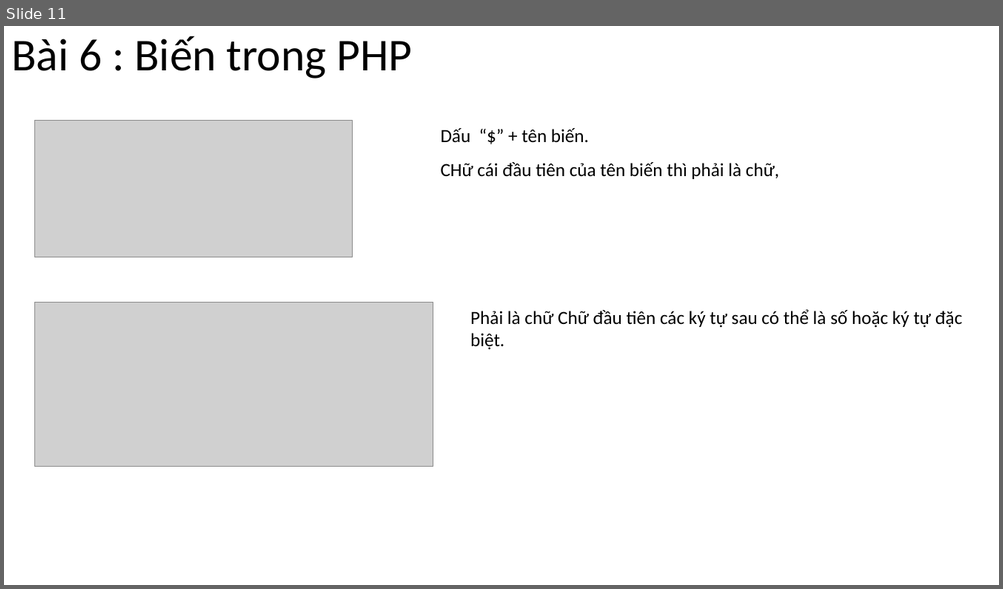
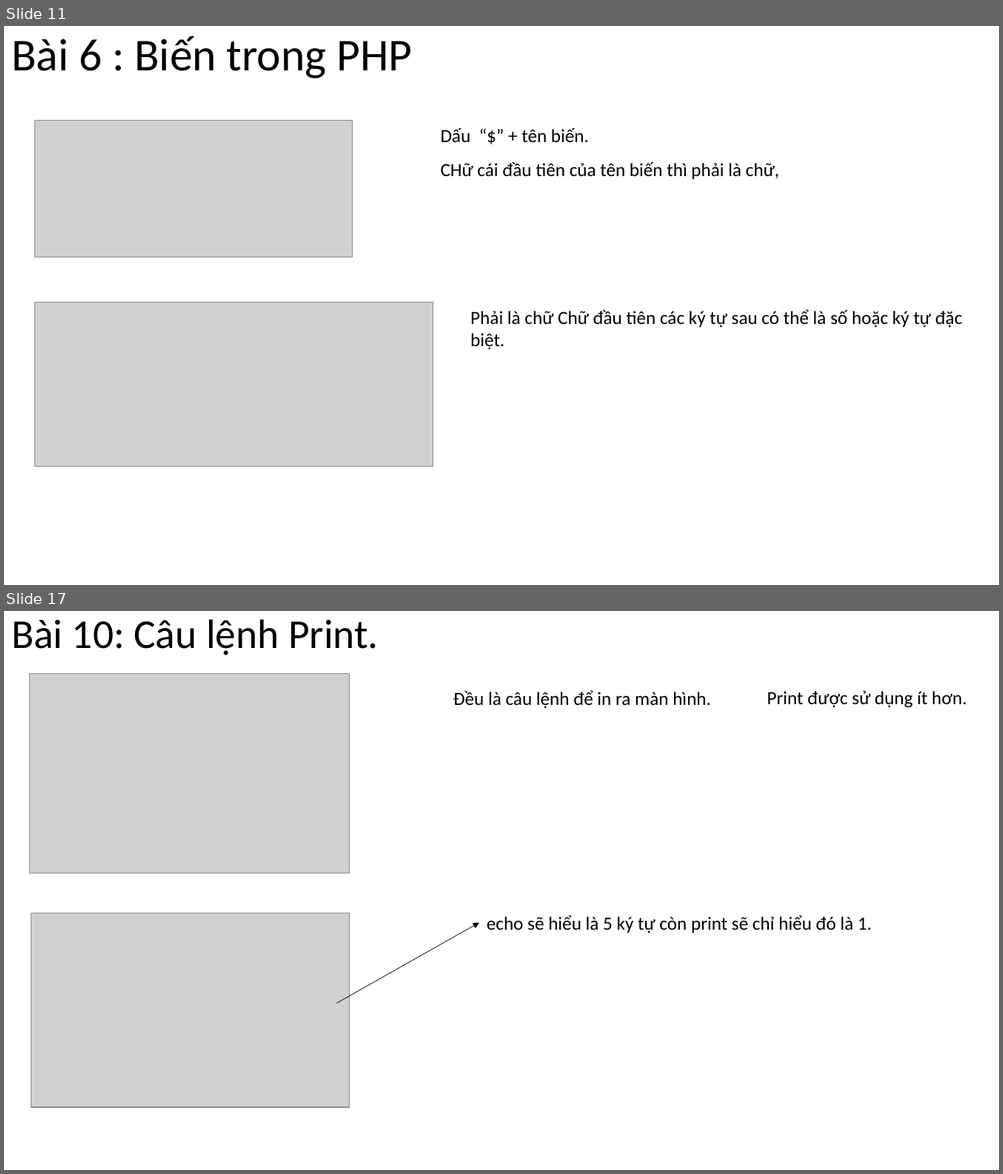
Before and after one commit to DangVanDoan05/LapTrinhWebPHP, a slide deck: Các khái niệm cơ bản của PHP.pptx. Shown one above the other, each under a label of ours: slide 11 before the commit, slides 11 and 17 after it; the slides between them are not shown. The pictures are 1003x589 and 1003x1174 pixels, drawn with LibreOffice and Linux fonts; fonts in the diff are those of the drawing; grey boxes stand for pictures. Boxes give left, top, right and bottom in pixels: in the first picture for what was removed or moved away, otherwise in the second. Text is boxed around its words. In the diff, an @@ line names an element or a change of style, - is before the commit and + after.

```diff
--- a/Các khái niệm cơ bản của PHP.pptx
+++ b/Các khái niệm cơ bản của PHP.pptx
@@ slide 17 added at box(4, 611, 999, 1170), background #FFFFFF @@
@@ title added at box(11, 619, 378, 655), 39.6 pt, text #000000 @@
+Bài 10: Câu lệnh Print.
@@ picture added at box(29, 674, 350, 874) @@
@@ text added at box(453, 690, 711, 709), 18 pt, text #000000 @@
+Đều là câu lệnh để in ra màn hình.
@@ text added at box(767, 691, 967, 708), 18 pt, text #000000 @@
+Print được sử dụng ít hơn.
@@ picture added at box(31, 913, 350, 1107) @@
@@ text added at box(486, 915, 871, 934), 18 pt, text #000000 @@
+echo sẽ hiểu là 5 ký tự còn print sẽ chỉ hiểu đó là 1.
@@ arrow added from (337, 1003) to (479, 923), #000000 0.5 pt @@
```
Also in this commit, not shown: 2 slides changed, 8 other slides added.
